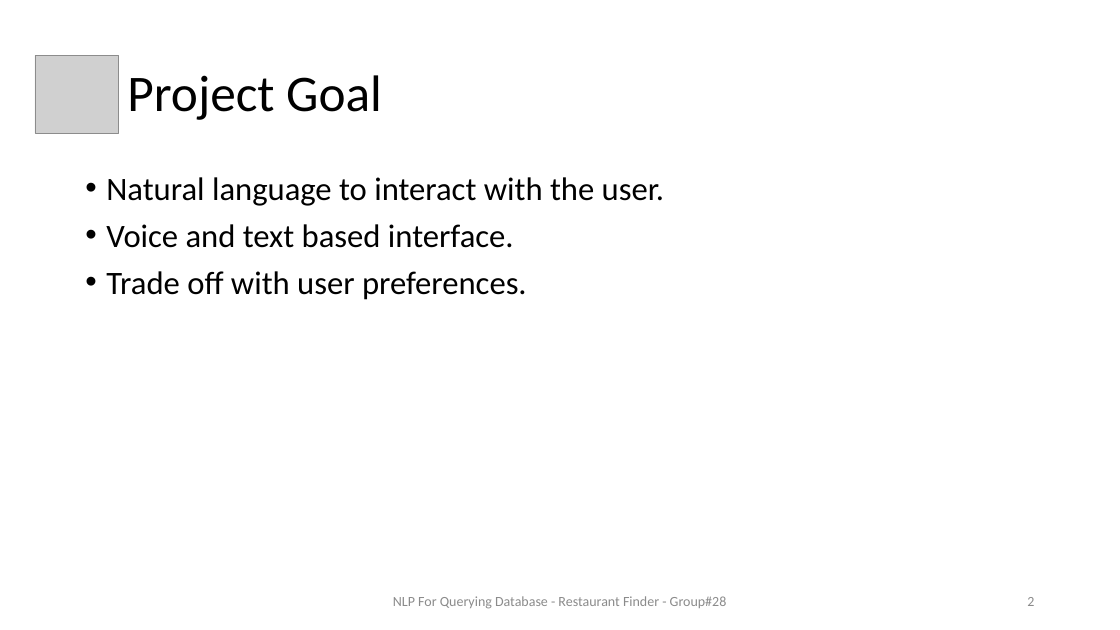
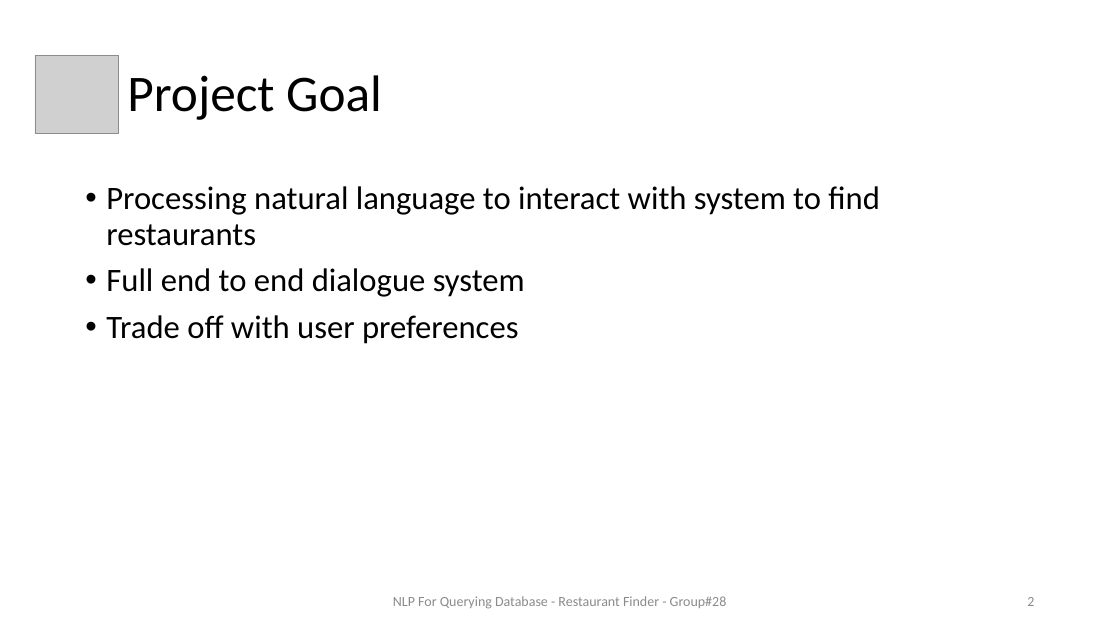
Before and after one commit to ameyah/nlp-query-generation, a slide deck: slide 2 of Presentation/NLP GROUP PRESENTATION.pptx. Drawn at 1120x630 pixels with LibreOffice and Linux fonts; fonts in the diff are those of the drawing; grey boxes stand for pictures. Boxes give left, top, right and bottom in pixels: in the first picture for what was removed or moved away, otherwise in the second. Text is boxed around its words. In the diff, an @@ line names an element or a change of style, - is before the commit and + after.

Commit message:
Presentation modified

```diff
--- a/Presentation/NLP GROUP PRESENTATION.pptx
+++ b/Presentation/NLP GROUP PRESENTATION.pptx
@@ text at (106, 186, 880, 344): text changed @@
-• Natural language to interact with the user.
-• Voice and text based interface.
-• Trade off with user preferences.
+• Processing natural language to interact with system to find restaurants
+• Full end to end dialogue system
+• Trade off with user preferences
```
Also in this commit, not shown: 5 other slides changed, 1 slide added.
